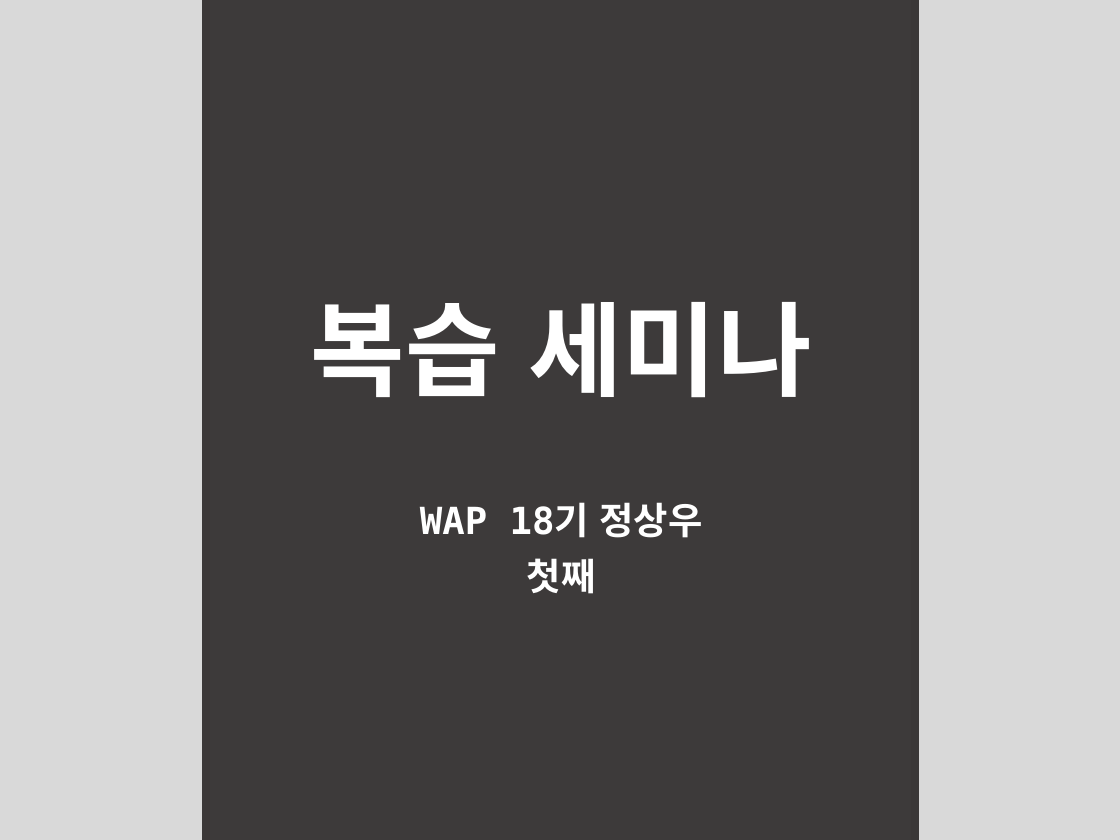
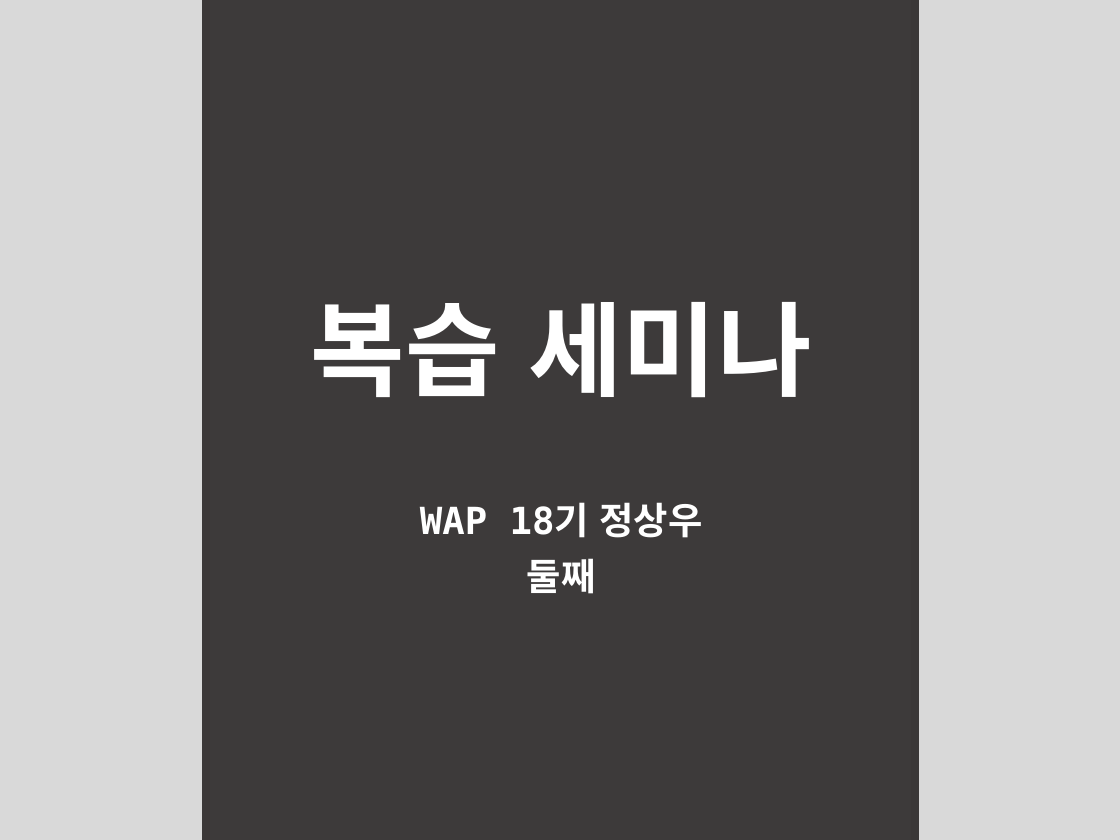
Before and after one commit to pknu-wap/Java-Seminar, a slide deck: slide 1 of 5th week 2.pptx. Drawn at 1120x840 pixels with LibreOffice and Linux fonts; fonts in the diff are those of the drawing; background and template pictures are left out. Boxes give left, top, right and bottom in pixels: in the first picture for what was removed or moved away, otherwise in the second. Text is boxed around its words. In the diff, an @@ line names an element or a change of style, - is before the commit and + after.

```diff
--- a/5th week 2.pptx
+++ b/5th week 2.pptx
@@ text at (527, 558, 596, 594): text changed @@
-첫째
+둘째
```
Also in this commit, not shown: 4 other files.
